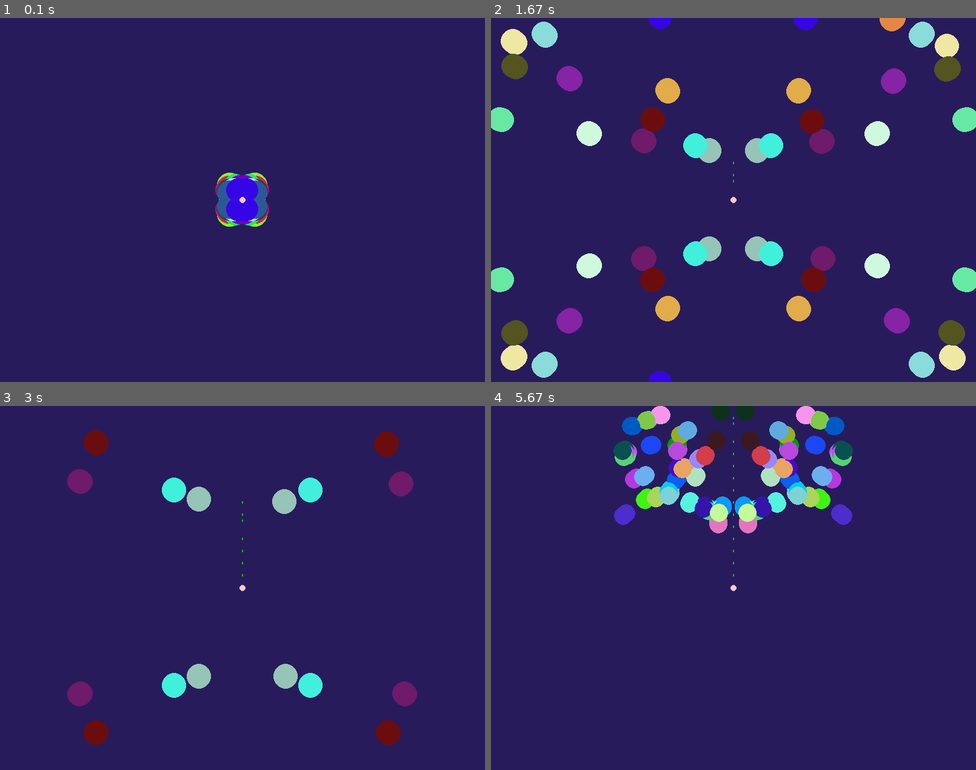
Above: before the commit, frames 1-4 (two rows, left to right).
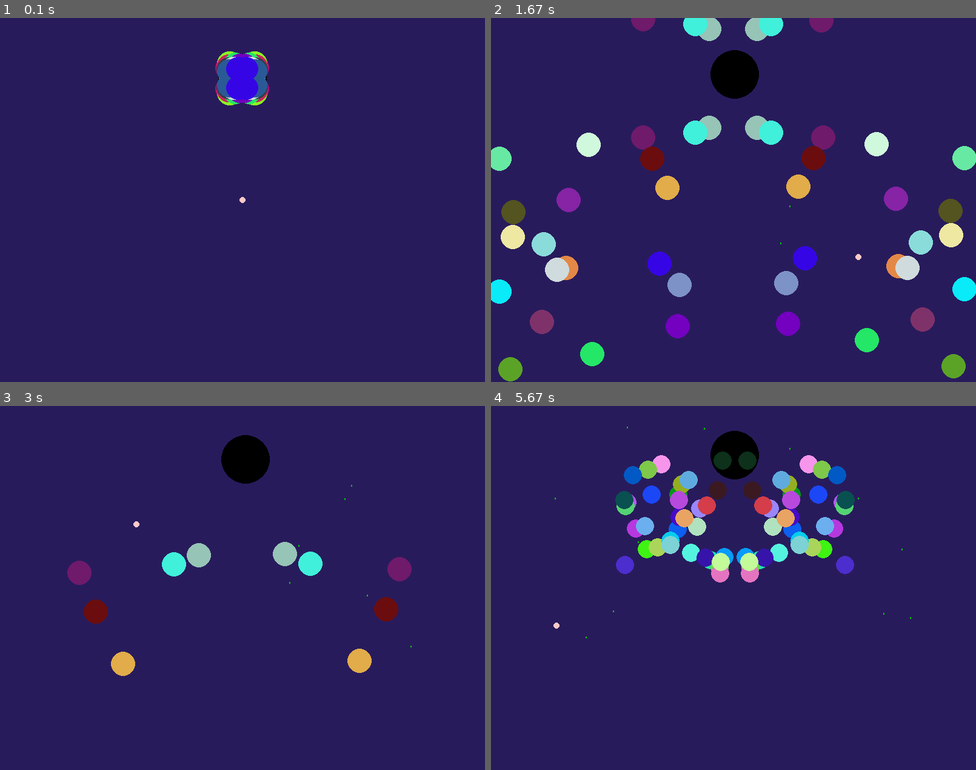
Above: after the commit, the same moments.

Repository: YuryNagorny/Gleb-Yura-PyGame
Game: pygame game, started from main.py
Two runs of this game, one before a commit and one after it. Both use one fixed random seed, a clock stepped at 60 frames per second and the inputs below.
Inputs (mouse positions are in pixels of both pictures, inside the frame that each line leads up to):
- Up to frame 1 (0.1 s): no input
- Up to frame 2 (1.67 s): press the mouse at (617, 203) at 0.37 s; move the mouse to (699, 243) at 0.47 s; release the mouse at (782, 280) at 0.6 s; press the mouse at (617, 203) at 0.7 s; move the mouse to (704, 218) at 0.8 s; release the mouse at (791, 232) at 0.93 s; click (743, 76) at 1.05 s; press the mouse at (743, 76) at 1.37 s; move the mouse to (801, 167) at 1.47 s; release the mouse at (859, 258) at 1.6 s
- Up to frame 3 (3 s): press the mouse at (252, 464) at 1.7 s; move the mouse to (329, 573) at 1.8 s; release the mouse at (412, 682) at 1.93 s; press the mouse at (252, 464) at 2.03 s; move the mouse to (300, 493) at 2.13 s; release the mouse at (344, 522) at 2.27 s; press the mouse at (252, 464) at 2.37 s; move the mouse to (300, 482) at 2.47 s; release the mouse at (349, 500) at 2.6 s; press the mouse at (252, 464) at 2.7 s; move the mouse to (194, 493) at 2.8 s; release the mouse at (135, 522) at 2.93 s
- Up to frame 4 (5.67 s): press the mouse at (743, 464) at 3.03 s; move the mouse to (665, 595) at 3.13 s; release the mouse at (588, 722) at 3.27 s; press the mouse at (743, 464) at 3.37 s; move the mouse to (689, 540) at 3.47 s; release the mouse at (636, 617) at 3.6 s; press the mouse at (743, 464) at 3.7 s; move the mouse to (811, 569) at 3.8 s; release the mouse at (883, 675) at 3.93 s; press the mouse at (743, 464) at 4.03 s; move the mouse to (723, 471) at 4.13 s; release the mouse at (704, 478) at 4.27 s; press the mouse at (743, 464) at 4.37 s; move the mouse to (680, 558) at 4.47 s; release the mouse at (612, 649) at 4.6 s; press the mouse at (743, 464) at 4.7 s; move the mouse to (651, 493) at 4.8 s; release the mouse at (554, 522) at 4.93 s; press the mouse at (743, 464) at 5.03 s; move the mouse to (825, 547) at 5.13 s; release the mouse at (908, 631) at 5.27 s; press the mouse at (743, 464) at 5.37 s; move the mouse to (651, 544) at 5.47 s; release the mouse at (558, 624) at 5.6 s

The runs differ from the first frame. In frame 1, 2.9% of the frame differs, in the area x 44-56%, y 9-58%; in frame 2, 22%, in the area x 0-100%, y 0-100%; in frame 3, 7.9%; in frame 4, 13%.

Commit message:
Update main.py

Diff:
--- a/main.py
+++ b/main.py
@@ -1,7 +1,6 @@
 import pygame
 import math
 import random
-
 
 class Attack:
     def __init__(self):
@@ -9,15 +8,14 @@
         self.type_ = random.randint(1, 4)
         self.geometry = random.randint(1, 4)
         self.projectiles = []
+        coord = (boss.x, boss.y)
         if self.geometry == 1:
             for _ in range(0, 100 // self.type_):
-                coord = (400, 0)
                 color = (random.randint(0, 255), random.randint(0, 255), random.randint(0, 255))
                 vector = (1, random.randint(20, 500) / 100, random.randint(20, 500) / 100)
                 self.projectiles.append(Projectile(coord[0], coord[1], radius[self.type_], color, 0, vector))
                 self.projectiles.append(Projectile(coord[0], coord[1], radius[self.type_], color, 0, (0, vector[1], vector[-1])))
         if self.geometry == 2:
-            coord = (400, 300)
             for _ in range(0, 100 // self.type_):
                 color = (random.randint(0, 255), random.randint(0, 255), random.randint(0, 255))
                 vector = (1, random.randint(20, 500) / 100, random.randint(20, 500) / 100)
@@ -26,7 +24,6 @@
                 self.projectiles.append(Projectile(coord[0], coord[1], radius[self.type_], color, 1, vector))
                 self.projectiles.append(Projectile(coord[0], coord[1], radius[self.type_], color, 1, (0, vector[1], vector[-1])))
         if self.geometry == 3:
-                coord = (400, 300)
                 for _ in range(0, 100 // self.type_):
                     if random.randint(0, 1):
                         color = (random.randint(0, 255), random.randint(0, 255), random.randint(0, 255))
@@ -45,7 +42,6 @@
                         self.projectiles.append(Projectile(coord[0], coord[1], radius[self.type_], color, 0, vector))
                         self.projectiles.append(Projectile(coord[0], coord[1], radius[self.type_], color, 0, (0, vector[1], vector[-1])))
         if self.geometry == 4:
-            coord = (400, 300)
             for _ in range(0, 100 // self.type_):
                 color = (random.randint(0, 255), random.randint(0, 255), random.randint(0, 255))
                 vector = (1, random.randint(20, 500) / 100, random.randint(20, 500) / 100)
@@ -54,6 +50,40 @@
                 self.projectiles.append(Projectile(coord[0], coord[1], radius[self.type_], color, 0, vector))
                 self.projectiles.append(Projectile(coord[0], coord[1], radius[self.type_], color, 0, (0, vector[1], vector[-1])))
 
+
+class Enemy:
+    def __init__(self, coords, color):
+        self.x, self.y = coords
+        self.hp = 100 * (enemy_count / 50 + 1)
+        self.color = color
+        self.r = 40
+
+    def render(self):
+        pygame.draw.circle(screen, self.color, (self.x, self.y), self.r)
+
+    def damage_taken(self):
+        global enemy_count
+        global boss
+        self.hp -= 1
+        if self.hp <= 0:
+            enemy_count += 1
+            boss = Enemy((random.randint(40, 760), random.randint(40, 400)), (random.randint(0, 255), random.randint(0, 255), random.randint(0, 255)))
+
+    def move(self):
+        if random.randint(0, 1):
+            if self.x >= 740:
+                self.x -= 1
+            elif self.x <= 40:
+                self.x += 1
+            else:
+                self.x += 1 if random.randint(0, 1) else -1
+        else:
+            if self.y >= 640:
+                self.y -= 1
+            elif self.y <= 40:
+                self.y += 1
+            else:
+                self.y += 1 if random.randint(0, 1) else -1
 
 class Projectile:
     def __init__(self, x, y, r, color, gravity, vector):
@@ -87,12 +117,20 @@
     def __init__(self, x, y):
         self.x = x
         self.y = y
+        self.r = 3
 
     def move(self):
         self.y -= 1
 
     def render(self):
         pygame.draw.rect(screen, (0, 200, 0), (self.x - 1, self.y, 2, 3))
+
+    def shot(self, other):
+        a, b, c = (self.x, self.y, self.r)
+        d, e, f = (other.x, other.y, other.r)
+        if math.sqrt((a - d) ** 2 + (b - e) ** 2) > c + f:
+            return False
+        return True
 
 
 class Player:
@@ -130,10 +168,13 @@
         pass
 
 
+enemy_count = 0
 projectiles = []
 bullets = []
-player = Player(1)
+player = Player(0)
 times = 0
+boss = Enemy((400, 100), (0, 0, 0))
+
 if __name__ == '__main__':
     if player.setting:
         coord = (400, 300)
@@ -146,6 +187,7 @@
             if len(projectiles) == 0 or times == 300:
                 a = Attack()
                 projectiles = a.projectiles.copy()
+                boss.move
             clock = pygame.time.Clock()
             screen.fill(Screen.COLORS['blue'])
             keys = pygame.key.get_pressed()
@@ -154,6 +196,7 @@
                     run = False
                 if event.type == pygame.MOUSEBUTTONUP:
                     player.shot()
+            boss.render()
             coord = (400, 300)
             run = True
             pygame.init()
@@ -174,6 +217,8 @@
                 if len(projectiles) == 0 or times == 300:
                     times = 0
                     a = Attack()
+                    boss.move(random.randint(40, 760), random.randint(40, 560))
+                    boss.render()
                     projectiles = a.projectiles.copy()
                 clock = pygame.time.Clock()
                 screen.fill(Screen.COLORS['blue'])
@@ -188,6 +233,9 @@
                 for i in bullets:
                     i.render()
                     i.move()
+                    if i.shot(boss):
+                        boss.damage_taken()
+                        del bullets[bullets.index(i)]
                     if i.y < 0:
                         del bullets[bullets.index(i)]
                 for i in projectiles:
@@ -208,6 +256,7 @@
                     i.move()
                     if i.y < 0:
                         del bullets[bullets.index(i)]
+
                 for i in projectiles:
                     if 0 > i.x or i.x > 800 or 0 > i.y or i.y > 600:
                         del projectiles[projectiles.index(i)]
@@ -215,12 +264,15 @@
                     i.move()
                     if i.kill(player):
                         pass
+                boss.render()
                 player.render()
                 pygame.display.flip()
-                clock.tick(Screen.FPS)
                 if stage < 255:
                     stage += 1
                 times += 1
+                boss.render()
+                boss.move()
+                clock.tick(Screen.FPS)
     else:
         coord = (400, 300)
         run = True
@@ -232,6 +284,7 @@
             if len(projectiles) == 0 or times == 300:
                 times = 0
                 a = Attack()
+                boss.render()
                 projectiles = a.projectiles.copy()
             clock = pygame.time.Clock()
             screen.fill(Screen.COLORS['blue'])
@@ -245,7 +298,11 @@
                     player.shot()
                 if keys[pygame.K_SPACE]:
                     player.shot()
+            boss.render()
             for i in bullets:
+                if i.shot(boss):
+                    boss.damage_taken()
+                    del bullets[bullets.index(i)]
                 i.render()
                 i.move()
                 if i.y < 0:
@@ -263,3 +320,5 @@
             times += 1
             if stage < 255:
                 stage += 1
+            boss.move()
+            print(boss.hp)
